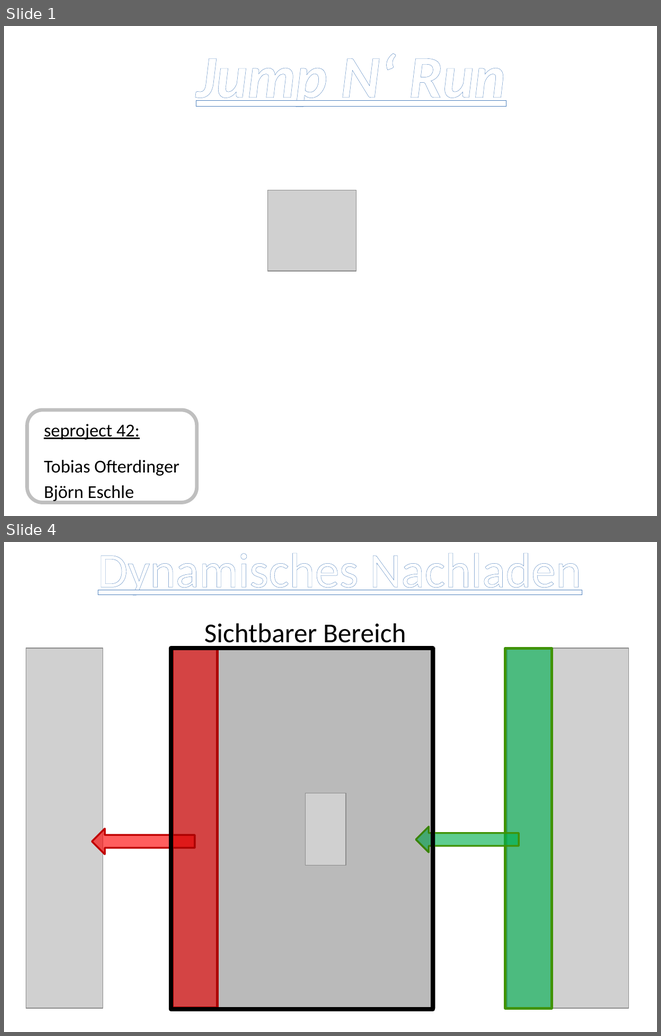
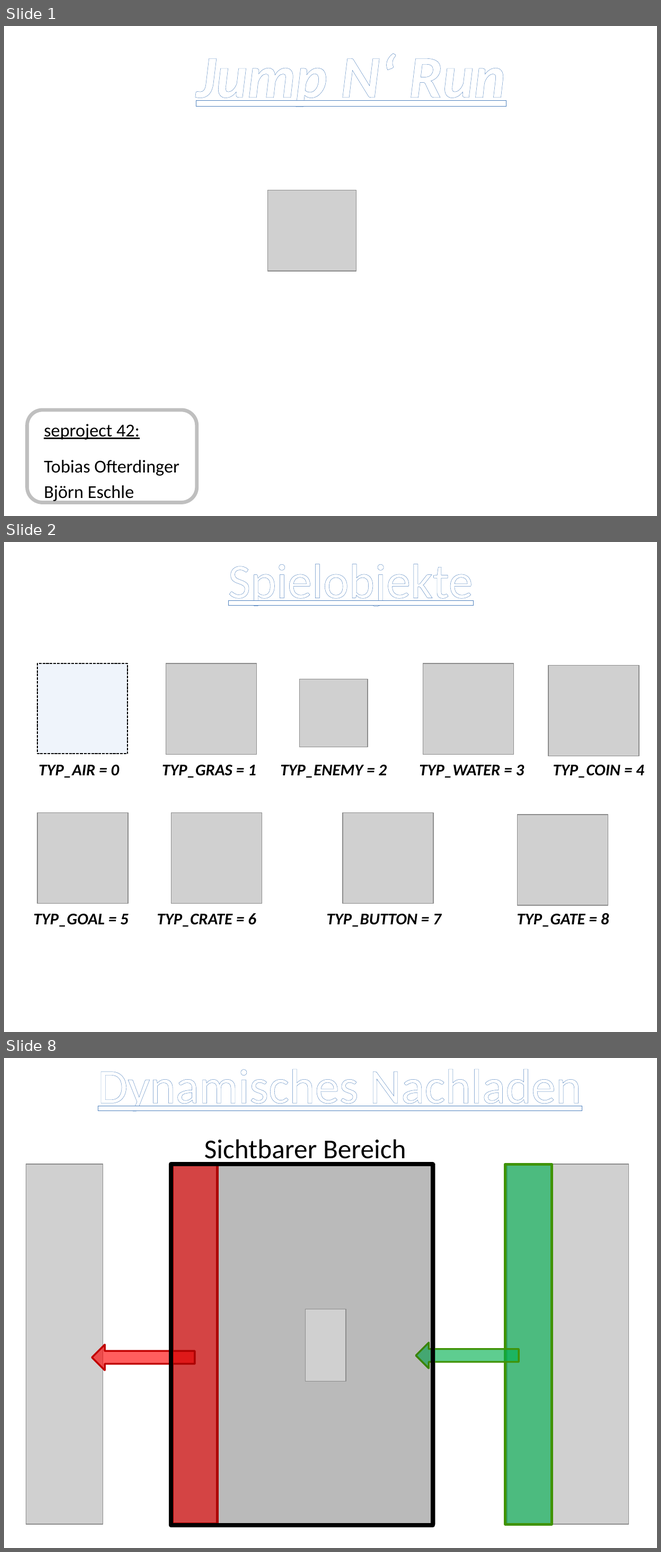
Before and after one commit to bjoern42/seproject42, a slide deck: seproject42.pptx. Shown one above the other, each under a label of ours: slides 1 and 4 before the commit, slides 1, 2 and 8 after it; the slides between them are not shown. The pictures are 661x1036 and 661x1552 pixels, drawn with LibreOffice and Linux fonts; fonts in the diff are those of the drawing; grey boxes stand for pictures; background and template pictures are left out. Boxes give left, top, right and bottom in pixels: in the first picture for what was removed or moved away, otherwise in the second. Text is boxed around its words. In the diff, an @@ line names an element or a change of style, - is before the commit and + after.

```diff
--- a/seproject42.pptx
+++ b/seproject42.pptx
@@ slide 2 added at (x1=4, y1=542, x2=657, y2=1032), background #FFFFFF @@
@@ text added at (x1=228, y1=564, x2=473, y2=607), 54 pt, text #FFFFFF, underline @@
+Spielobjekte
@@ rectangle added at (x1=37, y1=663, x2=127, y2=753), fill #C6D9F1 at 28% opacity, outline #000000 1 pt dashed @@
@@ picture added at (x1=166, y1=663, x2=257, y2=754) @@
@@ picture added at (x1=423, y1=663, x2=514, y2=754) @@
@@ picture added at (x1=548, y1=665, x2=639, y2=756) @@
@@ picture added at (x1=300, y1=679, x2=368, y2=747) @@
@@ text added at (x1=162, y1=764, x2=256, y2=778), 18 pt, text #000000, bold, italic @@
+TYP_GRAS = 1
@@ text added at (x1=280, y1=764, x2=387, y2=778), 18 pt, text #000000, bold, italic @@
+TYP_ENEMY = 2
@@ text added at (x1=553, y1=764, x2=644, y2=778), 18 pt, text #000000, bold, italic @@
+TYP_COIN = 4
@@ text added at (x1=38, y1=765, x2=120, y2=778), 18 pt, text #000000, bold, italic @@
+TYP_AIR = 0
@@ text added at (x1=419, y1=765, x2=524, y2=778), 18 pt, text #000000, bold, italic @@
+TYP_WATER = 3
@@ picture added at (x1=37, y1=812, x2=128, y2=903) @@
@@ picture added at (x1=171, y1=812, x2=262, y2=903) @@
@@ picture added at (x1=343, y1=812, x2=434, y2=903) @@
@@ picture added at (x1=517, y1=814, x2=608, y2=905) @@
@@ text added at (x1=34, y1=913, x2=129, y2=927), 18 pt, text #000000, bold, italic @@
+TYP_GOAL = 5
@@ text added at (x1=157, y1=913, x2=256, y2=927), 18 pt, text #000000, bold, italic @@
+TYP_CRATE = 6
@@ text added at (x1=327, y1=913, x2=441, y2=927), 18 pt, text #000000, bold, italic @@
+TYP_BUTTON = 7
@@ text added at (x1=517, y1=912, x2=609, y2=927), 18 pt, text #000000, bold, italic @@
+TYP_GATE = 8
@@ what was slide 4 is now slide 8 @@
```
Also in this commit, not shown: 1 slide changed, 4 other slides added, 1 slide removed, 4 other files.
